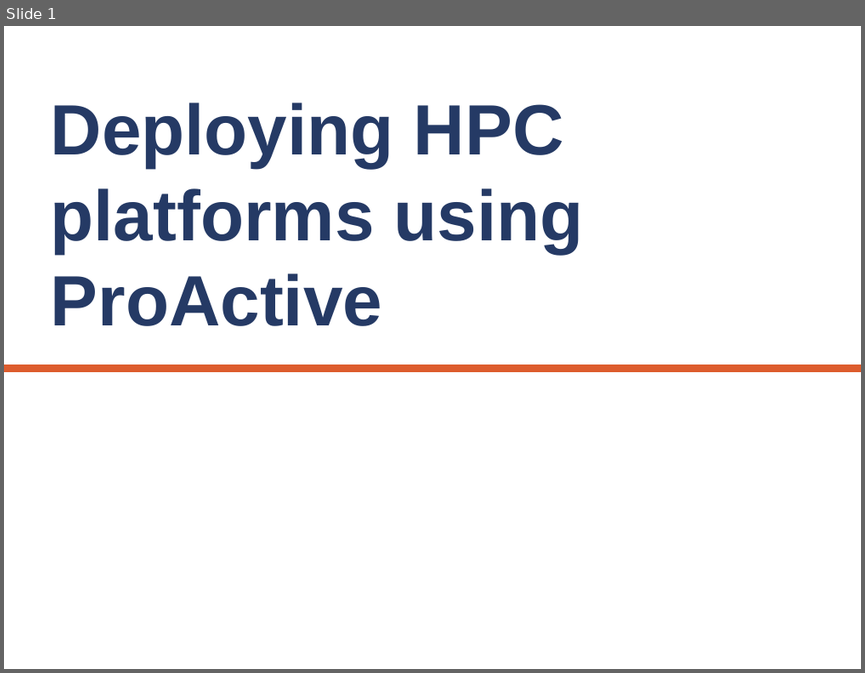
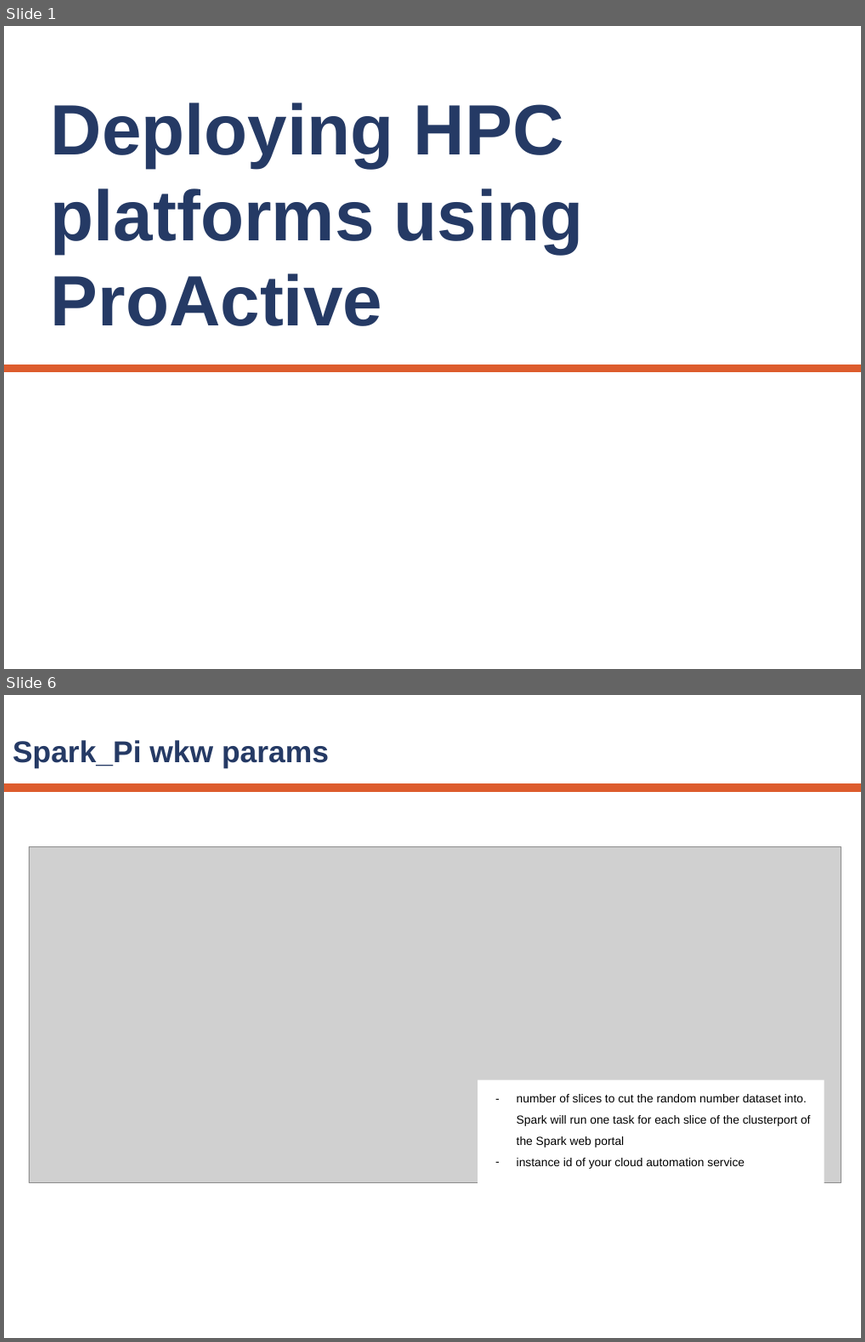
Before and after one commit to ow2-proactive/proactive-examples, a slide deck: DockerSwarm/resources/doc/dev/activeeon-deploy-swarm-hdfs-spark.pptx. Shown one above the other, each under a label of ours: slide 1 before the commit, slides 1 and 6 after it; the slides between them are not shown. The pictures are 865x673 and 865x1342 pixels, drawn with LibreOffice and Linux fonts; fonts in the diff are those of the drawing; grey boxes stand for pictures; background and template pictures are left out. Boxes give left, top, right and bottom in pixels: in the first picture for what was removed or moved away, otherwise in the second. Text is boxed around its words. In the diff, an @@ line names an element or a change of style, - is before the commit and + after.

Commit message:
Allow scala task to execute scala/spark source code as a prescript + update Docker images to activeeon/hdfs-spark:2.0 + Delete HDFSOrchestration package + update related doc

```diff
--- a/DockerSwarm/resources/doc/dev/activeeon-deploy-swarm-hdfs-spark.pptx
+++ b/DockerSwarm/resources/doc/dev/activeeon-deploy-swarm-hdfs-spark.pptx
@@ slide 6 added at <box>4,695,861,1338</box>, background #FFFFFF @@
@@ title added at <box>12,740,329,768</box>, 36 pt, text #253A65, bold @@
+Spark_Pi wkw params
@@ line added from (4, 787) to (861, 787), #DD5C2D 10 pt @@
@@ picture added at <box>30,847,841,1182</box> @@
@@ text added at <box>477,1080,824,1202</box>, fill #FFFFFF, 14 pt, text #000000 @@
+– number of slices to cut the random number dataset into. Spark will run one task for each slice of the clusterport of the Spark web portal
+– instance id of your cloud automation service
```
Also in this commit, not shown: 4 slides changed, 1 other slide added, 2 slides removed, 11 other files.
